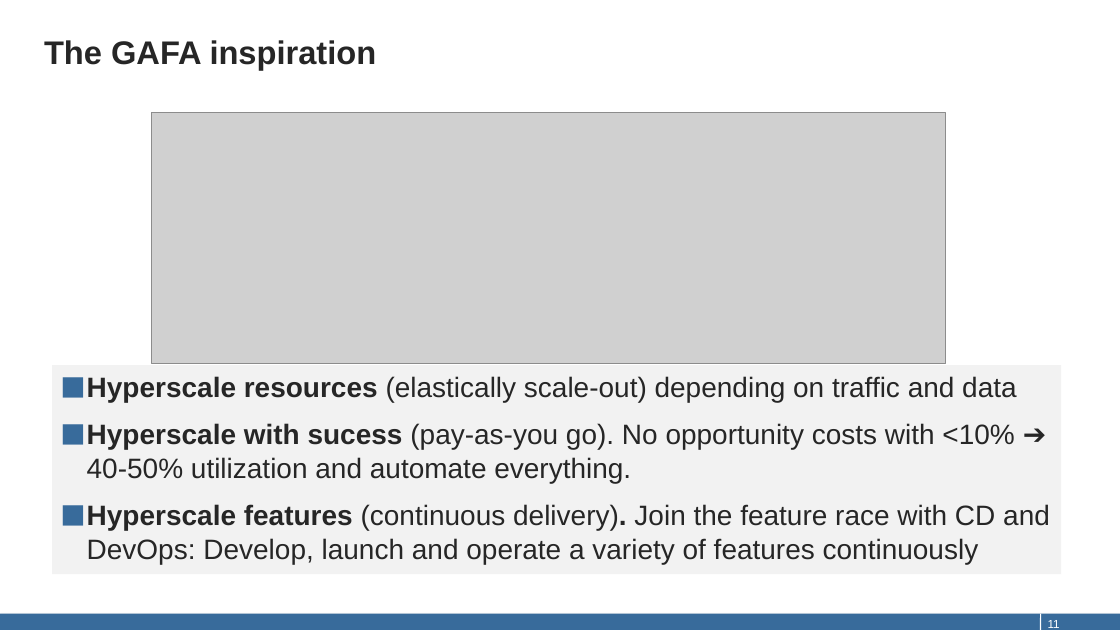
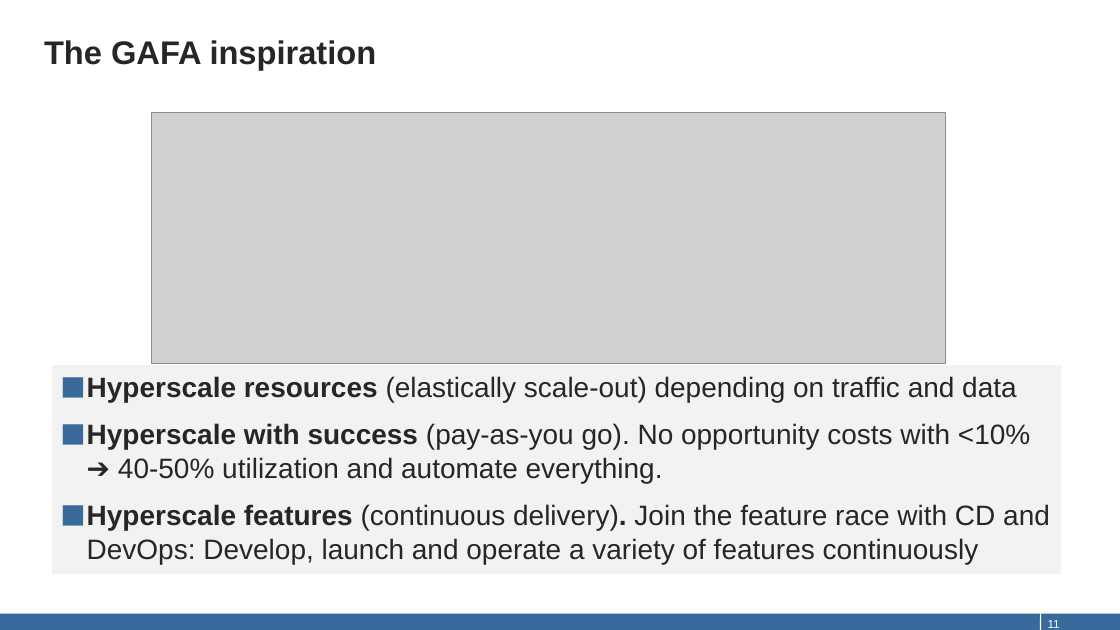
Before and after one commit to qaware/hitchhikers-guide-cloudnative, a slide deck: slide 11 of slides/01-microservices.pptx. Drawn at 1120x630 pixels with LibreOffice and Linux fonts; fonts in the diff are those of the drawing; grey boxes stand for pictures. Boxes give left, top, right and bottom in pixels: in the first picture for what was removed or moved away, otherwise in the second. Text is boxed around its words. In the diff, an @@ line names an element or a change of style, - is before the commit and + after.

Commit message:
Mini Rechtschreibfehler korrigiert.

```diff
--- a/slides/01-microservices.pptx
+++ b/slides/01-microservices.pptx
@@ text at [87,423,1030,483]: text changed @@
-■ Hyperscale with sucess (pay-as-you go). No opportunity costs with <10% ➔ 40-50% utilization and automate everything.
+■ Hyperscale with success (pay-as-you go). No opportunity costs with <10% ➔ 40-50% utilization and automate everything.
```
